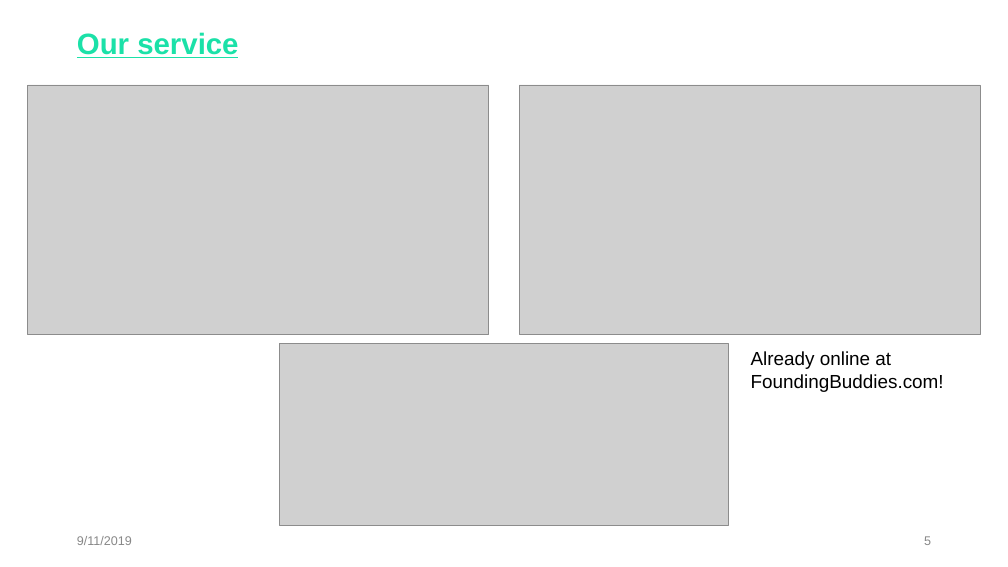
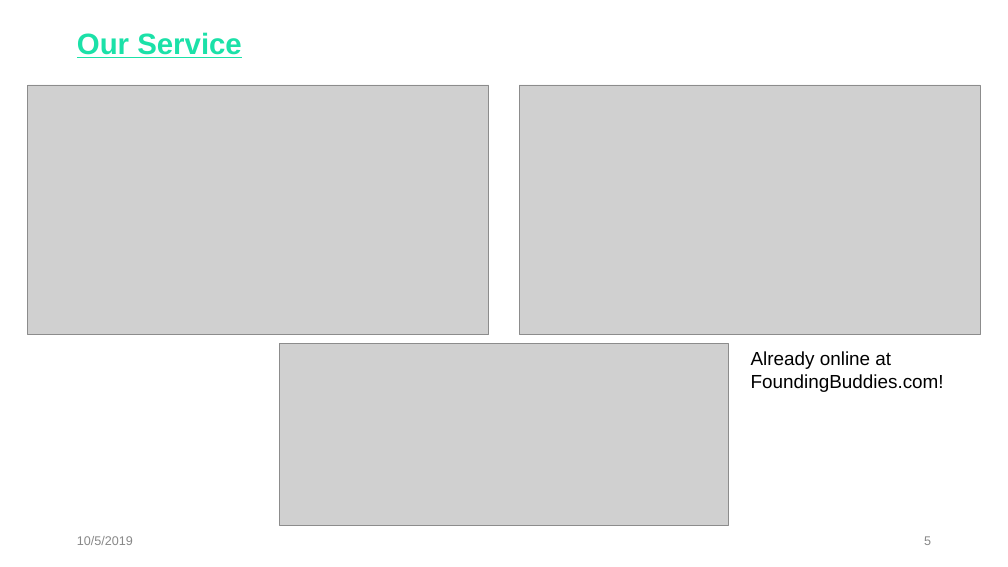
Before and after one commit to TonyChopper9/FoundingBuddies, a slide deck: slide 5 of Documents/FoundingBuddies_Pitch.pptx. Drawn at 1008x567 pixels with LibreOffice and Linux fonts; fonts in the diff are those of the drawing; grey boxes stand for pictures. Boxes give left, top, right and bottom in pixels: in the first picture for what was removed or moved away, otherwise in the second. Text is boxed around its words. In the diff, an @@ line names an element or a change of style, - is before the commit and + after.

```diff
--- a/Documents/FoundingBuddies_Pitch.pptx
+++ b/Documents/FoundingBuddies_Pitch.pptx
@@ text at (77,32,242,58): text changed @@
-Our service
+Our Service
@@ text at (77,536,133,545): text changed @@
-9/11/2019
+10/5/2019
```
Also in this commit, not shown: 11 other slides changed.
